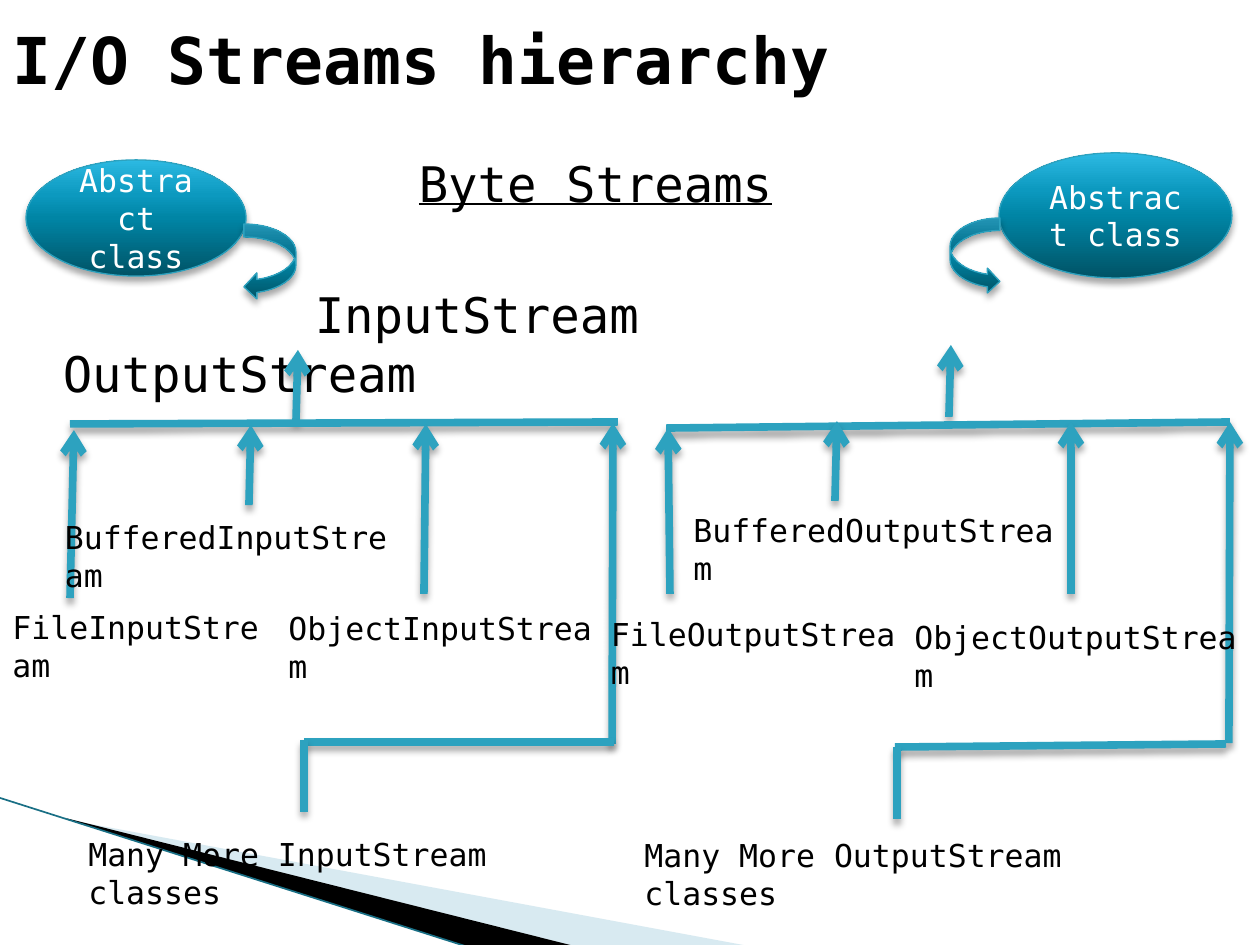
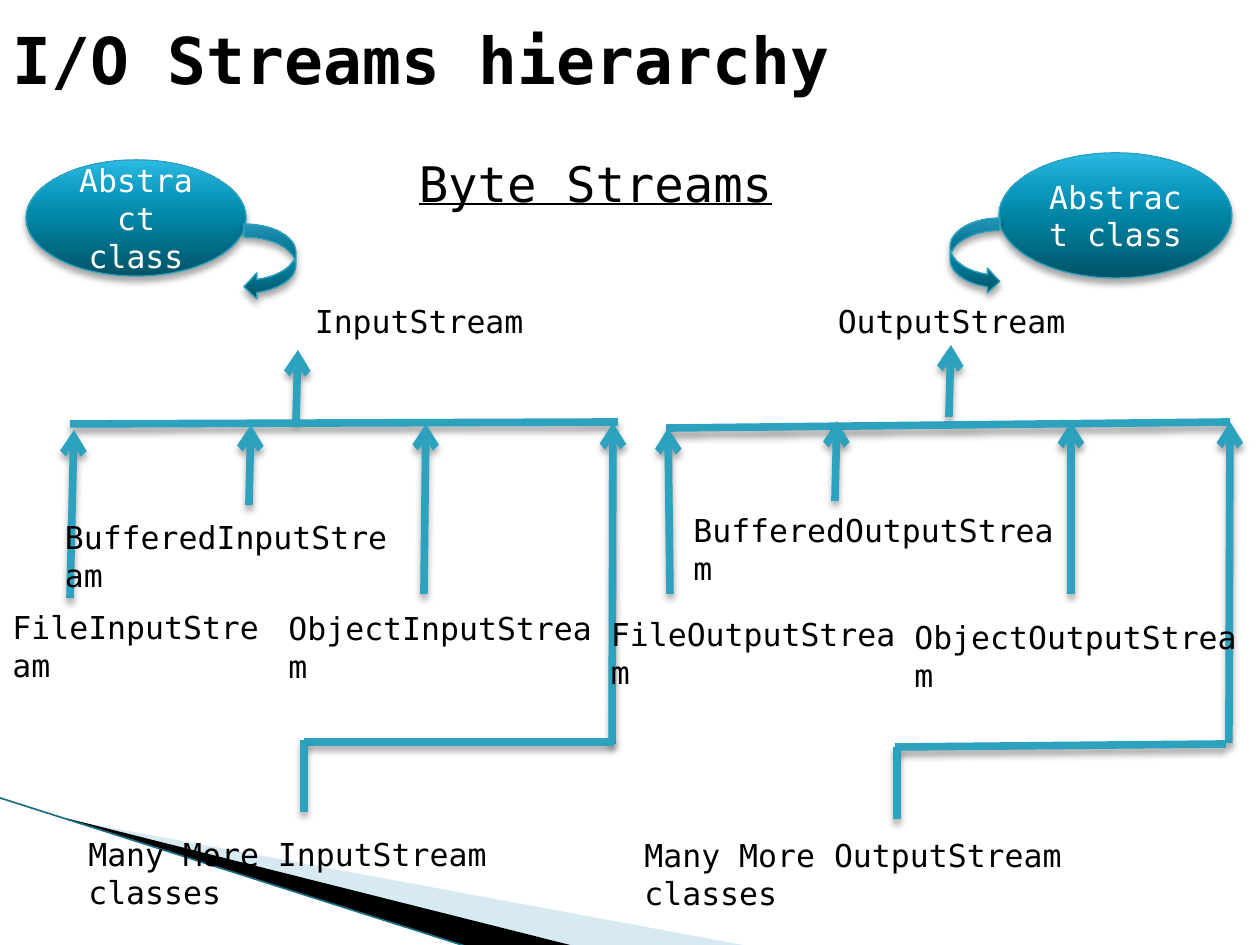
Before and after one commit to prabhat1510/prodapt2024, a slide deck: slide 31 of content/corejava/DAY-6.pptx. Drawn at 1260x945 pixels with LibreOffice and Linux fonts; fonts in the diff are those of the drawing; background and template pictures are left out. Boxes give left, top, right and bottom in pixels: in the first picture for what was removed or moved away, otherwise in the second. Text is boxed around its words. In the diff, an @@ line names an element or a change of style, - is before the commit and + after.

```diff
--- a/content/corejava/DAY-6.pptx
+++ b/content/corejava/DAY-6.pptx
@@ text at (x1=315, y1=309, x2=1066, y2=340): size 28 to 18 pt in "InputStream OutputStream" @@
```
Also in this commit, not shown: 2 other slides changed, 12 other files.
